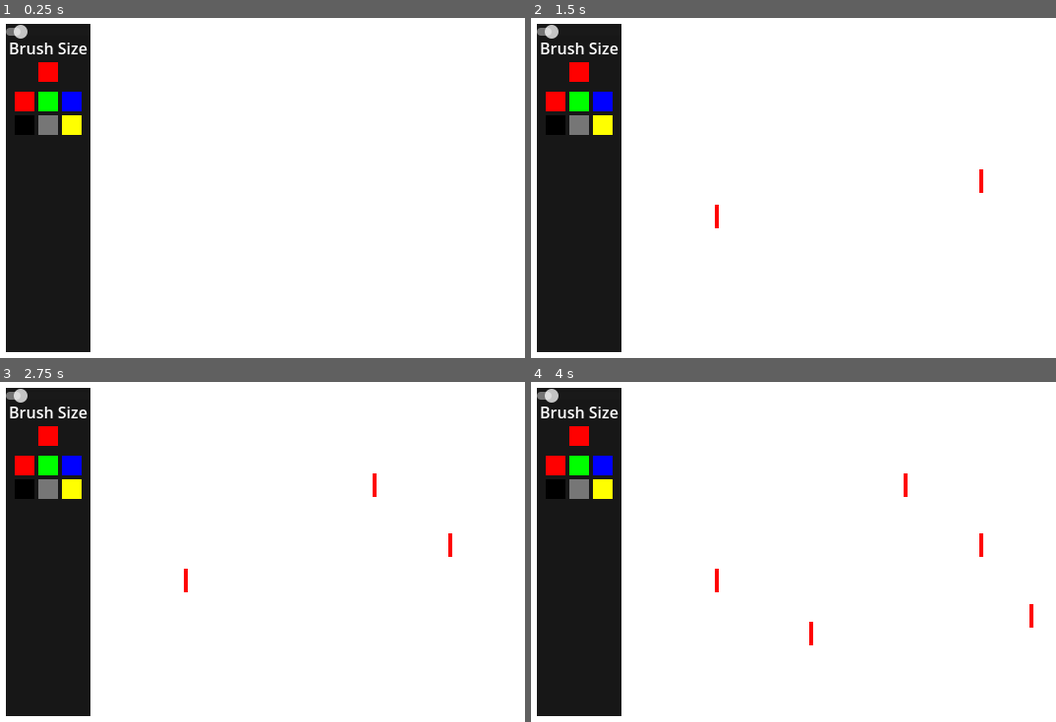
Above: before the commit, frames 1-4 (two rows, left to right).
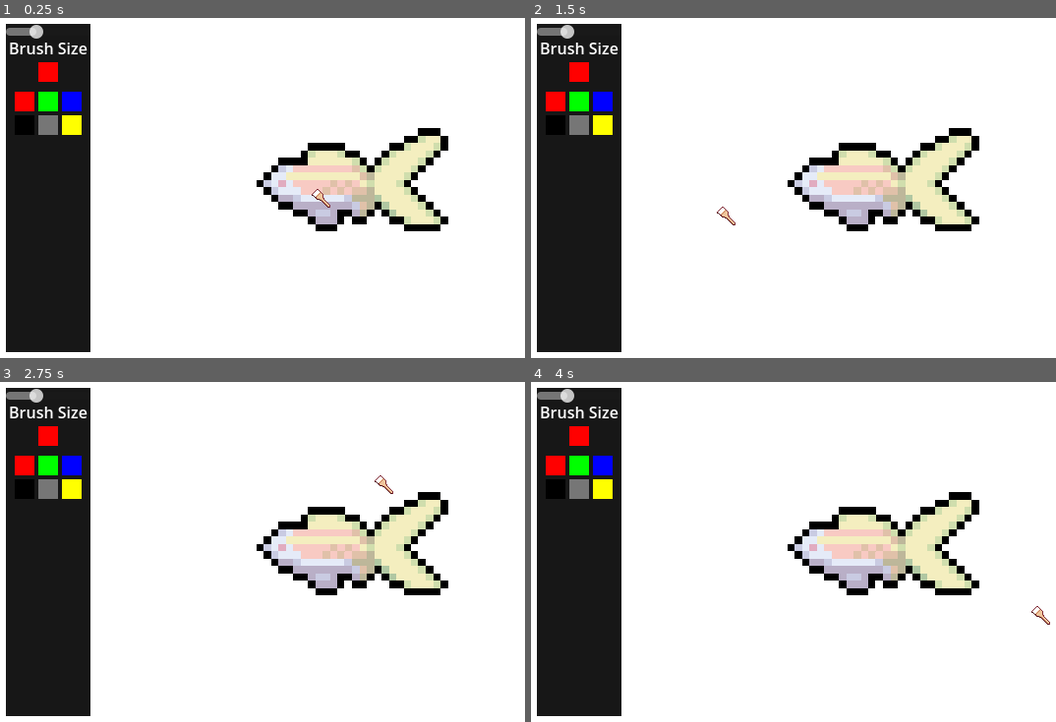
Above: after the commit, the same moments.

Repository: Bad-Onion/gyotaku
Game: Godot game, scene res://scenes/minigames/carimbo.tscn
Two runs of this game, one before a commit and one after it. Both use one fixed random seed, a clock stepped at 60 frames per second and the inputs below. This scene is started directly instead of the project's main scene.
Inputs (mouse positions are in pixels of both pictures, inside the frame that each line leads up to):
- Up to frame 1 (0.25 s): no input
- Up to frame 2 (1.5 s): tap Enter at 0.5 s; move the mouse to (982, 171) at 0.52 s; click (982, 171) at 0.67 s; tap Space at 1.25 s; move the mouse to (714, 205) at 1.27 s; click (714, 205) at 1.42 s
- Up to frame 3 (2.75 s): tap Enter at 2 s; move the mouse to (372, 473) at 2.02 s; click (372, 473) at 2.17 s
- Up to frame 4 (4 s): tap Space at 2.75 s; move the mouse to (809, 623) at 2.77 s; click (809, 623) at 2.92 s; tap Enter at 3.5 s; move the mouse to (1029, 606) at 3.52 s; click (1029, 606) at 3.67 s

The runs differ from the first frame. In frame 1, 7.1% of the frame differs, in the area x 2-86%, y 2-63%; in frame 2, 7.2%; in frame 3, 7.3%; in frame 4, 7.4%, in the area x 2-99%, y 2-78%.
Error after the commit: Parse Error: Preload file "uid://coru6fhwvtq6i" does not exist. (res://scenes/minigames/carimbo.gd:3)

Commit message:
Sistema de pintar pronto, com cores de tinta pra escolher, cursor de pincel, reorganizações e testes com áreas de cor

Diff:
--- /dev/null
+++ b/gyotaku/scenes/minigames/area_de_cor.gd
@@ -0,0 +1,22 @@
+extends Imagem
+
+@onready var colorrect: ColorRect = $".."
+@export var cor_alvo: Color
+
+var esta_cheio = false
+
+func _process(delta: float) -> void:
+	#if Input.is_mouse_button_pressed(MOUSE_BUTTON_LEFT) == false:
+	detectar_se_cheio()
+
+func detectar_se_cheio() -> bool:
+	var rect = colorrect.get_global_rect()
+	if !esta_cheio:
+		for x in range(rect.position.x,rect.position.x + rect.size.x):
+			for y in range(rect.position.y, rect.position.y + rect.size.y):
+				var cor_do_pixel = img.get_pixel(x, y)
+				if cor_do_pixel != cor_alvo:
+					print("não tá cheio")
+					return false
+	print("TÁ CHEIO!!!!")
+	return true
--- a/gyotaku/scenes/minigames/carimbo.gd
+++ b/gyotaku/scenes/minigames/carimbo.gd
@@ -1,6 +1,6 @@
 extends CanvasLayer
 
-const cursor = preload("uid://b1a51irwxqr5k")
+const cursor = preload("uid://coru6fhwvtq6i")
 
 func _ready() -> void:
-	Input.set_custom_mouse_cursor(cursor, Input.CURSOR_ARROW)
+	Input.set_custom_mouse_cursor(cursor, Input.CURSOR_ARROW, Vector2(0,0))
--- a/gyotaku/scenes/minigames/carimbo.tscn
+++ b/gyotaku/scenes/minigames/carimbo.tscn
@@ -1,18 +1,56 @@
 [gd_scene format=3 uid="uid://beeo85ftp1hn"]
 
 [ext_resource type="Script" uid="uid://byw66ndwd0aja" path="res://scenes/minigames/carimbo.gd" id="1_af0jy"]
-[ext_resource type="Script" uid="uid://3wo874p8ylik" path="res://scenes/minigames/imagem.gd" id="1_h4oub"]
 [ext_resource type="Script" uid="uid://cixtt81vnpfk1" path="res://scenes/minigames/cores_de_tinta.gd" id="2_5dofo"]
+[ext_resource type="PackedScene" uid="uid://d28xw0r1f3qul" path="res://scenes/peixes/peixeteste.tscn" id="2_xwurr"]
+[ext_resource type="Script" uid="uid://y1xhtxmwaj7v" path="res://scenes/minigames/area_de_cor.gd" id="5_x33oj"]
+[ext_resource type="Texture2D" uid="uid://b1a51irwxqr5k" path="res://assets/cursor/largo.png" id="6_xwurr"]
+[ext_resource type="Script" uid="uid://g82ca33qqw7a" path="res://scenes/minigames/cursor_pincel.gd" id="7_i8l8x"]
 
 [sub_resource type="StyleBoxFlat" id="StyleBoxFlat_5dofo"]
 bg_color = Color(0.09239706, 0.09239707, 0.092397, 1)
 
+[sub_resource type="SpriteFrames" id="SpriteFrames_fxhco"]
+animations = [{
+"frames": [{
+"duration": 1.0,
+"texture": ExtResource("6_xwurr")
+}],
+"loop": true,
+"name": &"default",
+"speed": 5.0
+}]
+
 [node name="Carimbo" type="CanvasLayer" unique_id=2108949112]
 script = ExtResource("1_af0jy")
 
-[node name="Imagem" type="Sprite2D" parent="." unique_id=43740169]
-position = Vector2(320, 180)
-script = ExtResource("1_h4oub")
+[node name="Background" type="ColorRect" parent="." unique_id=708901314]
+anchors_preset = 15
+anchor_right = 1.0
+anchor_bottom = 1.0
+grow_horizontal = 2
+grow_vertical = 2
+
+[node name="PeixeTeste" parent="." unique_id=975544837 instance=ExtResource("2_xwurr")]
+
+[node name="Teste" type="ColorRect" parent="." unique_id=1871356407]
+visible = false
+clip_children = 1
+anchors_preset = 15
+anchor_right = 1.0
+anchor_bottom = 1.0
+offset_left = 301.0
+offset_top = 155.99998
+offset_right = -257.0
+offset_bottom = -174.00002
+grow_horizontal = 2
+grow_vertical = 2
+
+[node name="Parte1" type="Sprite2D" parent="Teste" unique_id=795436472]
+position = Vector2(41, 15)
+scale = Vector2(1.3584903, 1.3584903)
+script = ExtResource("5_x33oj")
+cor_alvo = Color(1, 0, 0, 1)
 
 [node name="Panel" type="Panel" parent="." unique_id=1488364260]
 offset_left = 9.0
@@ -27,9 +65,9 @@
 anchor_right = 1.0
 offset_bottom = 16.0
 grow_horizontal = 2
-min_value = 1.0
+min_value = 5.0
 max_value = 20.0
-value = 3.0
+value = 10.0
 
 [node name="Label" type="Label" parent="Panel/HSlider" unique_id=1783935917]
 layout_mode = 1
@@ -98,4 +136,8 @@
 offset_bottom = 59.0
 color = Color(1, 0, 0, 1)
 
-[connection signal="value_changed" from="Panel/HSlider" to="Imagem" method="_on_h_slider_value_changed"]
+[node name="CursorPincel" type="AnimatedSprite2D" parent="." unique_id=1618438045]
+texture_filter = 1
+position = Vector2(544, 269)
+sprite_frames = SubResource("SpriteFrames_fxhco")
+script = ExtResource("7_i8l8x")
--- a/gyotaku/scenes/minigames/cores_de_tinta.gd
+++ b/gyotaku/scenes/minigames/cores_de_tinta.gd
@@ -1,6 +1,6 @@
 extends GridContainer
 
-@onready var imagem: Sprite2D = $"../../Imagem"
+@onready var imagem: Sprite2D = $"../../PeixeTeste/Peixetest/Imagem"
 
 #Pega cor da paleta de cores quando clica nela
 func _ready() -> void:
--- /dev/null
+++ b/gyotaku/scenes/minigames/cursor_pincel.gd
@@ -0,0 +1,15 @@
+extends AnimatedSprite2D
+
+const LARGO = preload("uid://b1a51irwxqr5k")
+@onready var imagem: Sprite2D = $"../PeixeTeste/Peixetest/Imagem"
+@onready var scale_fac = imagem.brush_size
+
+func _process(delta: float) -> void:
+
+	var pos = get_global_mouse_position()
+	pos.x = pos.x + (LARGO.get_size().x/2)
+	pos.y = pos.y + (LARGO.get_size().x/2)
+	global_position = pos
+
+	scale.x = imagem.brush_size / scale_fac
+	scale.y = imagem.brush_size / scale_fac
--- a/gyotaku/scenes/minigames/imagem.gd
+++ b/gyotaku/scenes/minigames/imagem.gd
@@ -1,7 +1,8 @@
+class_name Imagem
+
 extends Sprite2D
 
-@onready var cor_atual: ColorRect = $"../Panel/CorAtual"
-
+@onready var cor_atual: ColorRect = $"../../../Panel/CorAtual"
 #Cor inicial
 @export var paint_color : Color = Color.RED :
 	#Atualiza o indicador de cor atual
@@ -9,19 +10,20 @@
 		paint_color = value
 		cor_atual.color = value
 @export var img_size = Vector2i(640,360)
-@export var brush_size = 5
+@export var brush_size = 10
+@export var cor_fundo : Color
 
 var img : Image
 
 func _ready() -> void:
 	#Cria imagem branca vazia
 	img = Image.create_empty(img_size.x, img_size.y, false, Image.FORMAT_RGBA8)
-	img.fill(Color.WHITE)
+	#img.fill(cor_fundo)
 	texture = ImageTexture.create_from_image(img)
 
 func _paint_tex(pos) -> void:
 	#Pinta um retângulo de acordo com o brush size no mouse
-	img.fill_rect(Rect2i(pos, Vector2i(0,20)).grow(brush_size/2), paint_color)
+	img.fill_rect(Rect2i(pos, Vector2i(0,6)).grow(brush_size/2), paint_color)
 
 func _input(event: InputEvent) -> void:
 	#Inputs do mouse:
@@ -58,3 +60,6 @@
 #Atualiza tamanho do brush com o valor da barrinha
 func _on_h_slider_value_changed(value: float) -> void:
 	brush_size = value
+
+func salvar_imagem() -> void:
+	pass
--- /dev/null
+++ b/gyotaku/scenes/peixes/peixeteste.tscn
@@ -0,0 +1,33 @@
+[gd_scene format=3 uid="uid://d28xw0r1f3qul"]
+
+[ext_resource type="Texture2D" uid="uid://dwqi2tr1fbc4i" path="res://assets/peixes/peixetest.png" id="1_nguc3"]
+[ext_resource type="Script" uid="uid://3wo874p8ylik" path="res://scenes/minigames/imagem.gd" id="2_cddau"]
+[ext_resource type="Texture2D" uid="uid://lktma7v1xfd6" path="res://assets/peixes/peixetest contorno.png" id="3_00gkt"]
+[ext_resource type="Texture2D" uid="uid://2xifux7llwyp" path="res://assets/peixes/peixetest só o contorno.png" id="4_fpqax"]
+
+[node name="PeixeTeste" type="Node2D" unique_id=975544837]
+
+[node name="Peixetest" type="Sprite2D" parent="." unique_id=1020902100]
+clip_children = 1
+texture_filter = 1
+position = Vector2(346, 170.99998)
+scale = Vector2(7.4999995, 7.4999995)
+texture = ExtResource("1_nguc3")
+
+[node name="Imagem" type="Sprite2D" parent="Peixetest" unique_id=1362288757]
+scale = Vector2(0.18113206, 0.18113206)
+script = ExtResource("2_cddau")
+
+[node name="Overlay de Textura" type="Sprite2D" parent="." unique_id=462743569]
+clip_children = 2
+texture_filter = 1
+position = Vector2(346, 170.99998)
+scale = Vector2(7.4999995, 7.4999995)
+texture = ExtResource("3_00gkt")
+
+[node name="Contorno" type="Sprite2D" parent="." unique_id=208805421]
+clip_children = 2
+texture_filter = 1
+position = Vector2(346, 170.99998)
+scale = Vector2(7.4999995, 7.4999995)
+texture = ExtResource("4_fpqax")
Not shown, added: gyotaku/assets/cursor/vazio.png.import
Binary file added: gyotaku/assets/peixes/peixetest contorno.ase
Binary file added: gyotaku/assets/peixes/peixetest contorno.png
Not shown, added: gyotaku/assets/peixes/peixetest contorno.png.import
Binary file added: gyotaku/assets/peixes/peixetest só o contorno.png
Not shown, added: gyotaku/assets/peixes/peixetest só o contorno.png.import
Binary file added: gyotaku/assets/peixes/peixetest.png
Not shown, added: gyotaku/assets/peixes/peixetest.png.import
Not shown, added: gyotaku/scenes/minigames/area_de_cor.gd.uid
Not shown, added: gyotaku/scenes/minigames/cursor_pincel.gd.uid
